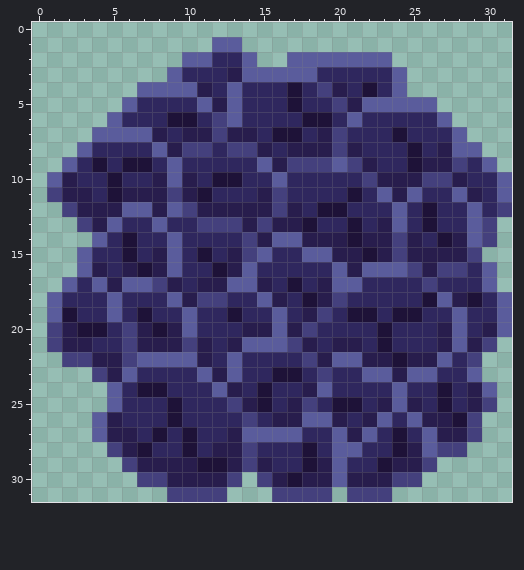
Edited in one commit: pixel-art file (assets/images/meteor.aseprite). Above is the file before it was changed.
32x32 pixels, 1 frame.
The result:
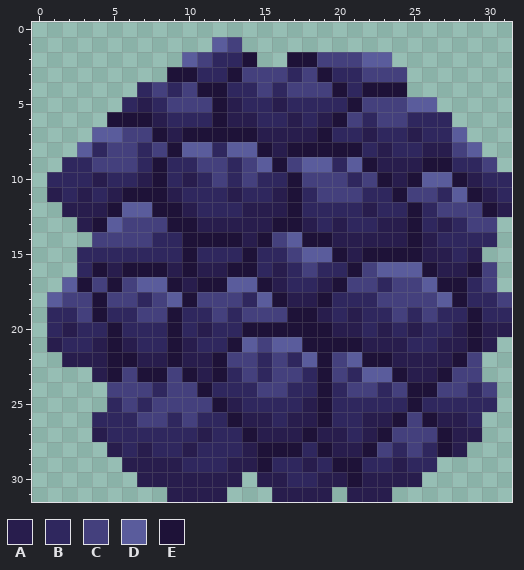
Palette (. is transparent): A #281d4d  B #2f275e  C #44407d  D #5a5c9c  E #1e1238
What changed:
Changed rows in their new state; - is an unchanged pixel.
first column x 1:
 1 ------------C------------------
 2 ----------C--E--EECCC----------
 3 --------EE--ECCCBCE--CCC-------
 4 ------BCBCEEB-C-CC-E--EE-------
 5 -----BA-CCCEA--AB--BECCC-------
 6 ----EEEABB-EAA--ABAEC-CC--B----
 7 -----CCEAEEEEEAAAAEB-A-BA------
 8 ----CC-CEDD-DDEAEEEEE-A-BA-C---
 9 -B-CCCBEB-CC-C-E-DDBDEAAAEEB-C-
10 BB-AB-AEB--CBC-BECCC--E-EDDEA-B
11 AB--AEEEABB-A-BAE-CCC-BECC--EAB
12 -A--E--EEABBB--AE-BB-A-BEBCCCEA
13 --AE-CCCEEAAA-AEEA-AB--AEBA-C--
14 ---CCCC-BEEEEAEC-EE-A--AEABBBB-
15 --B--B-BBEB-BEB-C--E--EEE--BA--
16 --BEAE-EAEAAEE-A-C-BEC--DEAAEC-
17 --ECEC-DEAEE--EAB--ECC-CCDEE-C-
18 -CCECC-C-E--C--EAAEB--CCCC-EB-C
19 BBCEB-CCEB-CBCCCEEA-AB-CBC-BE-B
20 B-BBEBBBEBA--EEEEEEAA-A-A-BAE-A
21 ABBAEABBEAB-E-C-DEEEEAAA---AEA-
22 -AA-EEAAEA-ECC-C-DEC-EEA--AE---
23 ---AECEECEAEBC-CC-EC---EAAECC--
24 ----CCCBCCEBB-CC-BE-CC-CEECCBC-
25 ----BC-CCCCEABB-BAEBB-BBE-B-BB-
26 ---BB-CCBC--EAAB-AEB--AECE-AB--
27 ---ABB-B-BA-BEAAAEAABAECCCE-A--
28 ----ABA--A-BBAEEEBEAAECBCBEA---
29 -----A---BBB-AE--ABEE-B-BB-----
30 ------AA----A-A-BB-AE--AA------
31 --------AAAA---AAAA-AAA--------
Boxes around the changes in both pictures, in picture pixels (x1, y1, x2, y2):
changed: (47, 37, 512, 502)
